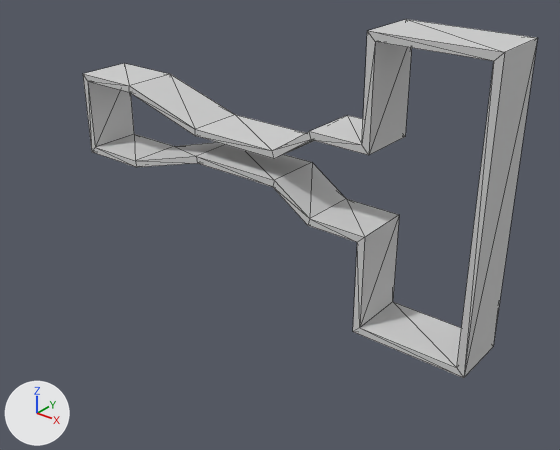
An edit to the OBJ model amr_simulation/worlds/models/amr_environment/meshes/environment.obj, drawn before and after from the same camera.
Camera for both pictures: a camera (50 mm lens) standing at (50.85, -7.08, -47.81) and looking at (44.73, 0.57, -52.55). Every picture has the same lights, and +X, +Y and +Z are marked at lower left. The picture after the commit comes second. Mesh edges are drawn as thin lines. Where no turn or scale is listed for an object, it has been applied to the vertices.

Objects in the first picture: 'environment'.
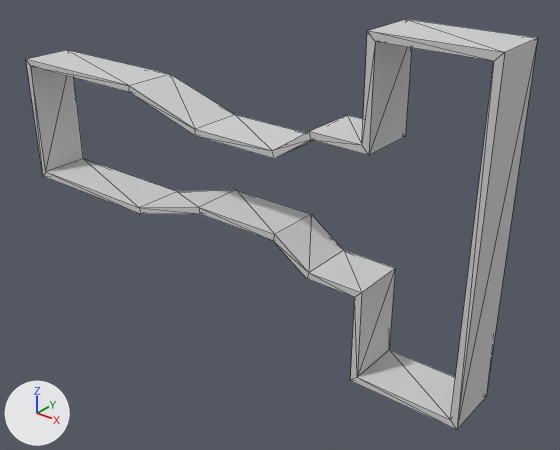
The newer file is also turned or shifted as a whole; pictures and numbers use the older file's frame.

Boxes [x1, y1, x2, y2] around the edits, measured in the pictures (560 x 450 px; the box of a moved part takes in the faces that stretch with it):
'environment', reshaped (12% wider, 14% taller): before [83, 19, 538, 378]; after [26, 19, 538, 430]
part 1 of me_environment, moved or reshaped: before [92, 134, 173, 167]; after [43, 159, 177, 214]
part 2 of me_environment, moved or reshaped: before [83, 63, 169, 151]; after [26, 50, 169, 175]
part 3 of me_environment, moved or reshaped: before [135, 38, 538, 378]; after [140, 38, 538, 430]

Edits to the bpy script that builds the scene:
```text
Change me_environment:
    used by ob_environment; location = (0.0, 0.0, 0.0)
    remove me_environment.from_pydata(...)  # 64 vertices, 128 faces; spans x 41.43..47.92, y 0.0..0.8, z -53.34..-49.55
    add me_environment.from_pydata(...)  # 64 vertices, 128 faces; spans x 40.0..47.92, y 0.0..0.8, z -54.11..-49.55
    me_environment part 1: all 4 vertices in x 41.43..41.53, y 0.0..0.8, z -52.07..-51.97 are moved by (-1.42, 0.0, -0.77)
    me_environment part 2: all 4 vertices in x 41.43..41.53, y 0.0..0.8, z -50.93..-50.83 are moved by (-1.42, 0.0, 0.0)
    me_environment part 3: all 28 vertices in x 42.44..47.92, y 0.0..0.8, z -53.34..-51.59 are moved by (0.0, 0.0, -0.77)
```
